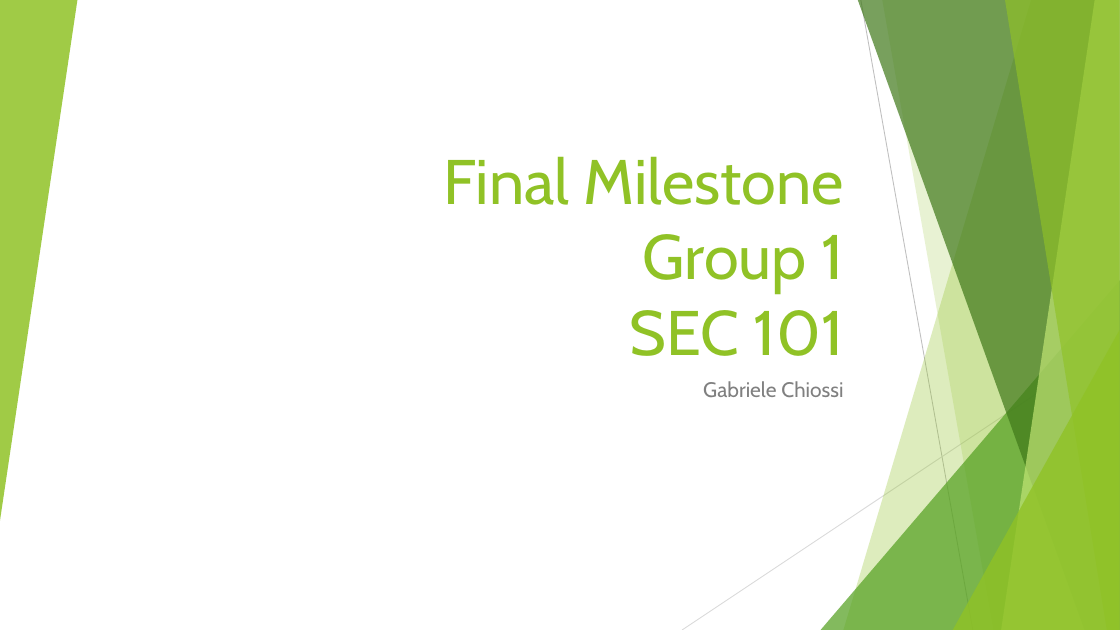
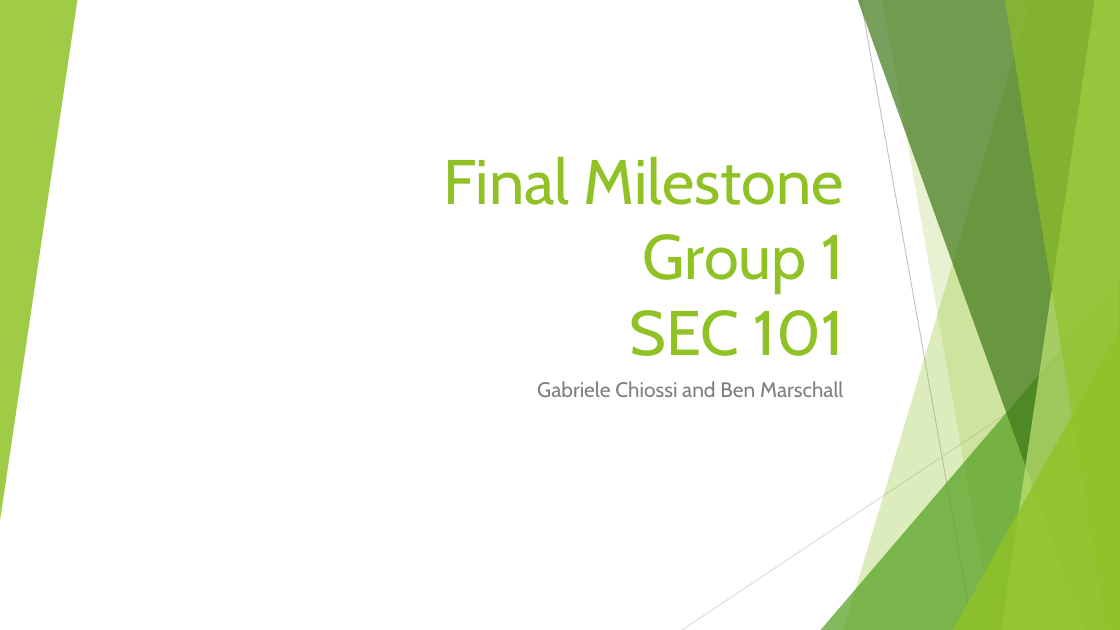
Before and after one commit to gabrielechiossi/CS-3560-PROJECT, a slide deck: slide 1 of Final Milestone.pptx. Drawn at 1120x630 pixels with LibreOffice and Linux fonts; fonts in the diff are those of the drawing. Boxes give left, top, right and bottom in pixels: in the first picture for what was removed or moved away, otherwise in the second. Text is boxed around its words. In the diff, an @@ line names an element or a change of style, - is before the commit and + after.

Commit message:
Edited spelling

```diff
--- a/Final Milestone.pptx
+++ b/Final Milestone.pptx
@@ subtitle at box(537, 381, 843, 397): text changed @@
-Gabriele Chiossi
+Gabriele Chiossi and Ben Marschall
```
Also in this commit, not shown: 5 other slides changed.
